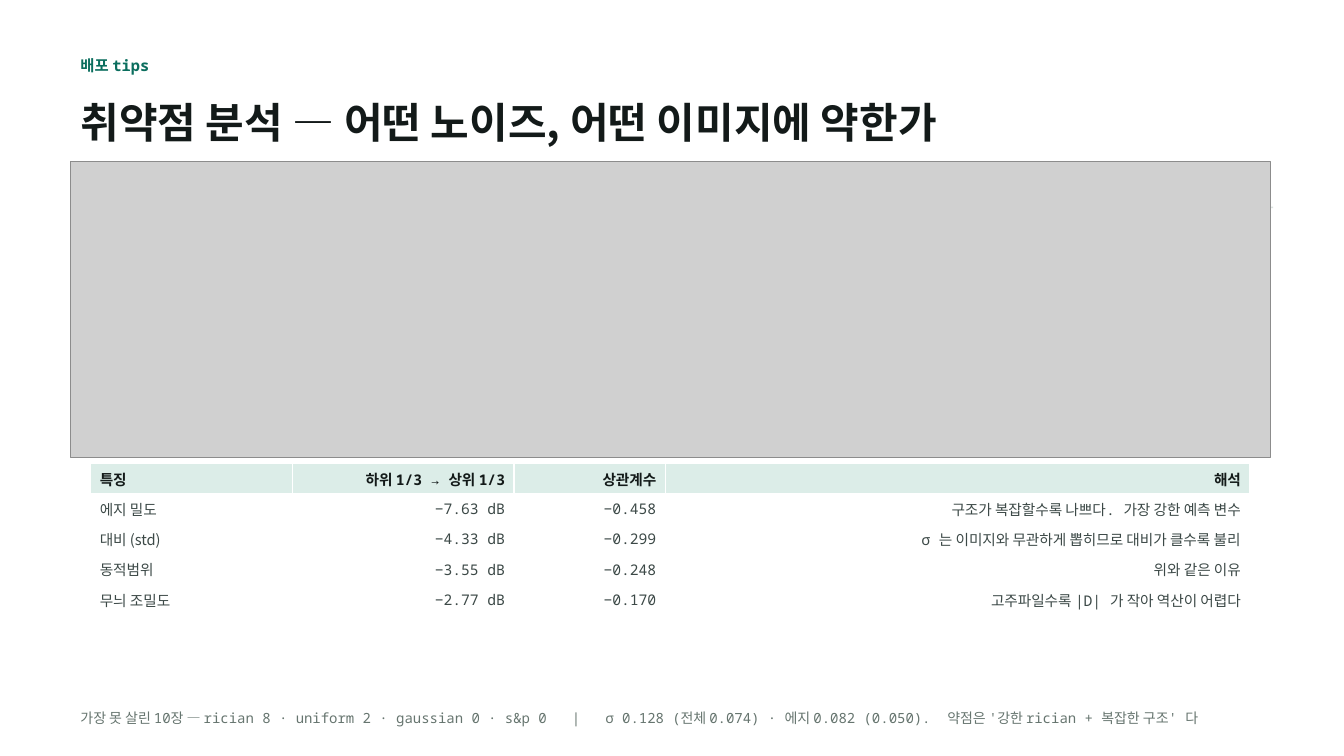
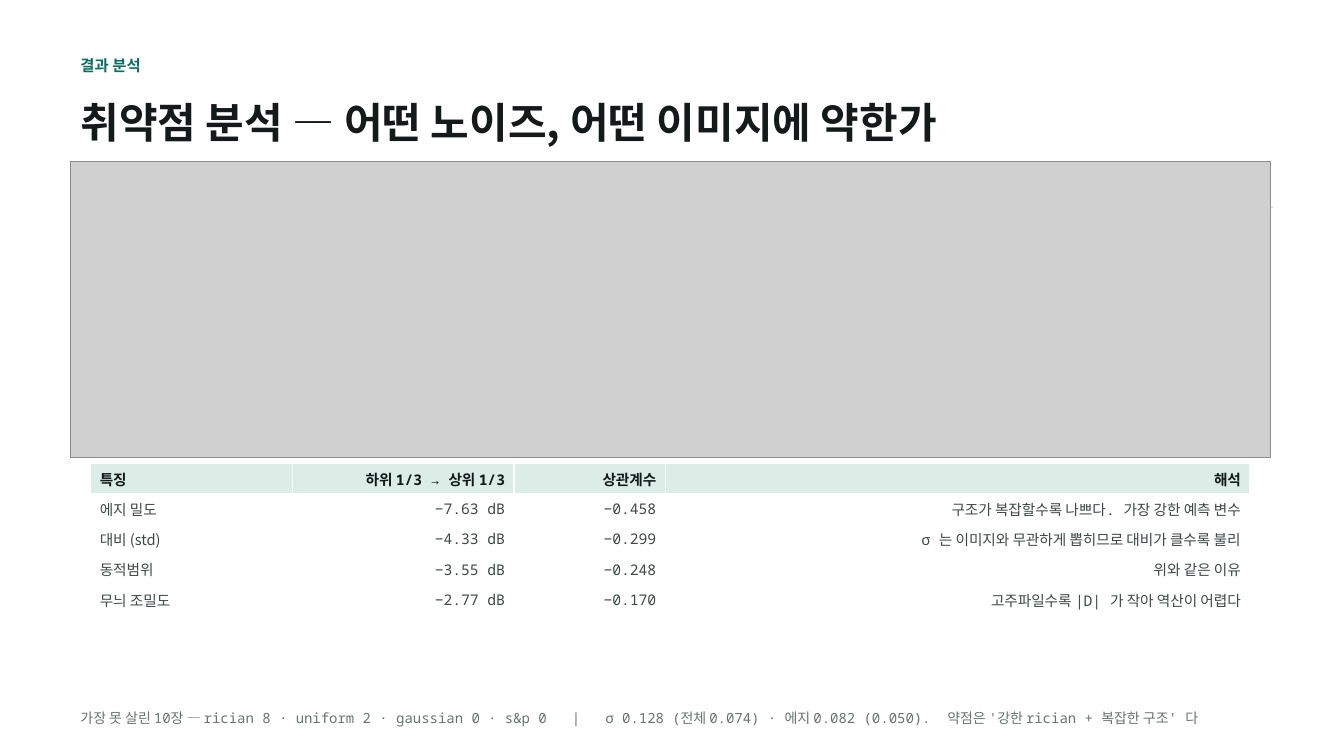
Before and after one commit to kithhooni-commits/ds-practice, a slide deck: slide 17 of 실습5/실습5_day3_발표.pptx. Drawn at 1344x756 pixels with LibreOffice and Linux fonts; fonts in the diff are those of the drawing; grey boxes stand for pictures. Boxes give left, top, right and bottom in pixels: in the first picture for what was removed or moved away, otherwise in the second. Text is boxed around its words. In the diff, an @@ line names an element or a change of style, - is before the commit and + after.

```diff
--- a/실습5/실습5_day3_발표.pptx
+++ b/실습5/실습5_day3_발표.pptx
@@ text at [80,58,140,73]: text changed @@
-배포 tips
+결과 분석
```
Also in this commit, not shown: 12 other slides changed, 1 other file.
